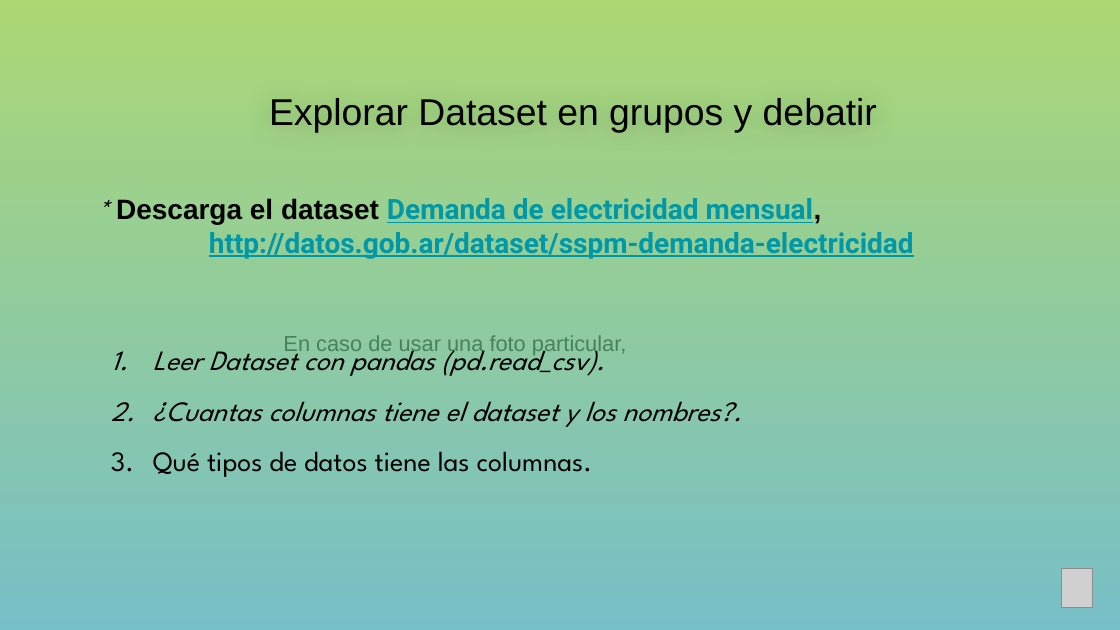
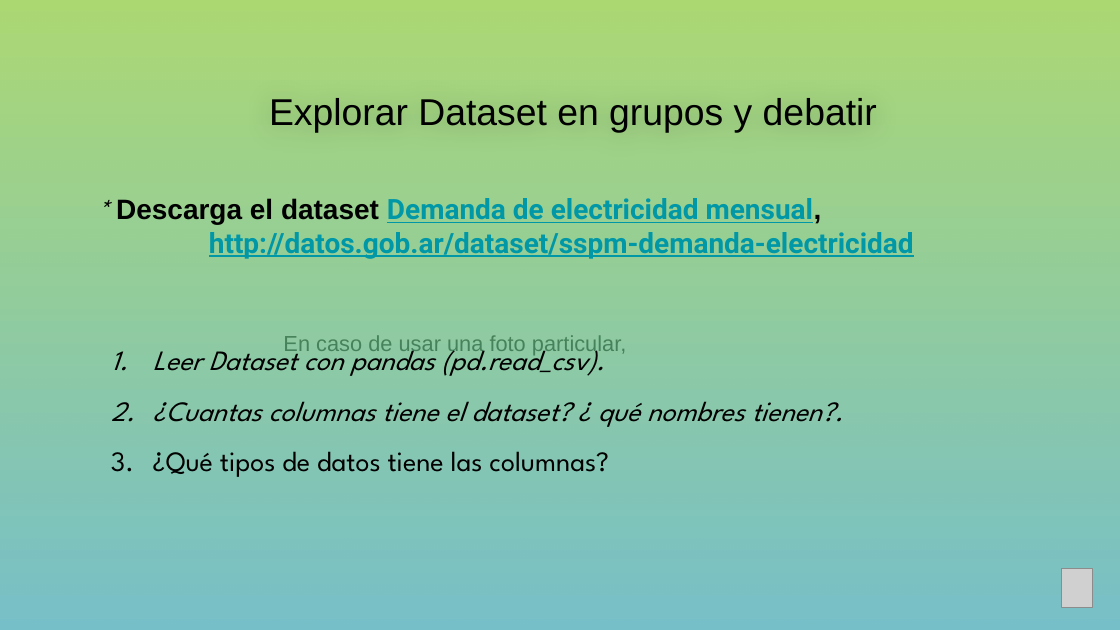
Before and after one commit to ariosramirez/ciencia_datos_acamica_cordoba, a slide deck: slide 13 of Unidad 1/Recursos/Clase 2 - Clase Data Science.pptx (slide 7 before the commit). Drawn at 1120x630 pixels with LibreOffice and Linux fonts; fonts in the diff are those of the drawing; grey boxes stand for pictures; background and template pictures are left out. Boxes give left, top, right and bottom in pixels: in the first picture for what was removed or moved away, otherwise in the second. Text is boxed around its words. In the diff, an @@ line names an element or a change of style, - is before the commit and + after.

```diff
--- a/Unidad 1/Recursos/Clase 2 - Clase Data Science.pptx
+++ b/Unidad 1/Recursos/Clase 2 - Clase Data Science.pptx
@@ text at <box>153,401,844,477</box>: text changed @@
-2. ¿Cuantas columnas tiene el dataset y los nombres?.
-3. Qué tipos de datos tiene las columnas.
+2. ¿Cuantas columnas tiene el dataset? ¿ qué nombres tienen?.
+3. ¿Qué tipos de datos tiene las columnas?
```
Also in this commit, not shown: 6 slides added.
